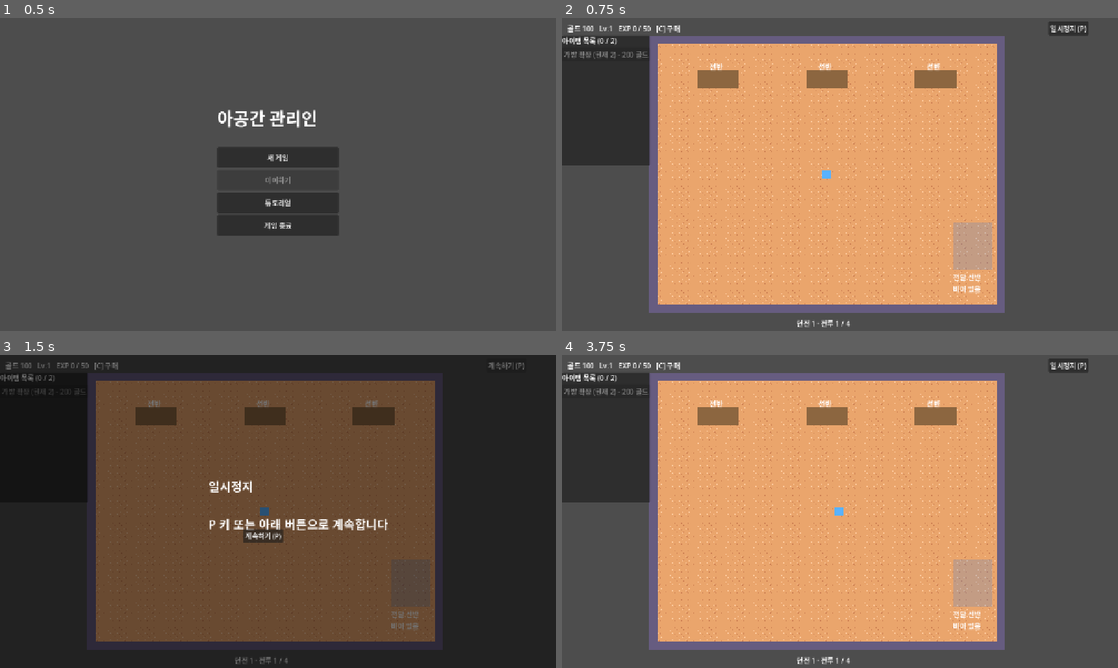
Above: before the commit, frames 1-4 (two rows, left to right).
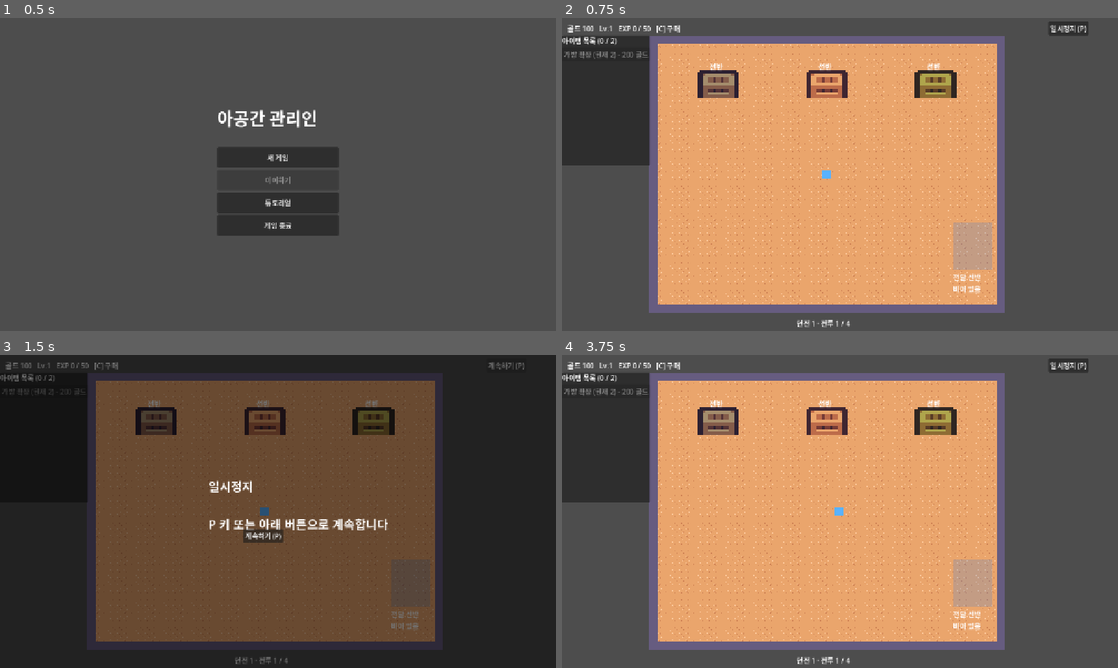
Above: after the commit, the same moments.

Repository: JaeyoungMyo/TheBetweenkeeper
Game: Godot game, scene res://scenes/main_menu.tscn
The game is run twice, just before and just after one commit, with the same random seed, the same clock (stepped at 60 frames per second) and the same inputs.
Inputs (mouse positions are in pixels of both pictures, inside the frame that each line leads up to):
- Up to frame 1 (0.5 s): no input
- Up to frame 2 (0.75 s): click "새 게임" at 0.5 s
- Up to frame 3 (1.5 s): click "일시정지 (P)" at 1.25 s
- Up to frame 4 (3.75 s): click "계속하기 (P)" at 2 s; click "계속하기 (P)" at 2.75 s; tap Enter at 3.5 s; drag from (840, 511) to (895, 442) at 3.52 s

Frame 1 is identical in both runs. In frame 2, 1.7% of the frame differs, in the area x 24-71%, y 16-26%; in frame 3, 1.5%; in frame 4, 1.7%.

Commit message:
선반 그림: 빈/찬 선반 타일과 안의 아이템 아이콘, 번호별 색 (CC0 Kenney 타일, 110/110)
Co-Authored-By: Claude Haiku 5.5 <noreply@anthropic.com>
Claude-Session: https://claude.ai/code/session_0121nzt2UG16d76XWYTLiz1b

Diff:
--- a/scripts/storage/storage_facility.gd
+++ b/scripts/storage/storage_facility.gd
@@ -5,6 +5,14 @@
 @export var data: FacilityData
 var state: FacilityState
 var facility_id := ""
+## 선반 번호 (0부터). 번호마다 색이 달라진다
+var shelf_index := 0
+var body: TextureRect
+
+## 선반 번호별 색 (1, 2, 3, ...)
+const TINTS := [Color(1, 1, 1), Color(0.7, 0.85, 1.0), Color(0.75, 1.0, 0.7), Color(1.0, 0.8, 0.7), Color(0.9, 0.75, 1.0), Color(1.0, 1.0, 0.7)]
+const EMPTY_TEX := preload("res://art/shelf/shelf_empty.png")
+const FULL_TEX := preload("res://art/shelf/shelf_full.png")
 
 const SIZE := Vector2(96, 40)
 
@@ -20,12 +28,14 @@
 	rect.size = SIZE
 	shape.shape = rect
 	add_child(shape)
-	var body := ColorRect.new()
-	body.color = Color(0.55, 0.4, 0.25)
+	body = TextureRect.new()
+	body.stretch_mode = TextureRect.STRETCH_SCALE
+	body.texture_filter = CanvasItem.TEXTURE_FILTER_NEAREST
 	body.size = SIZE
 	body.position = -SIZE / 2
 	body.mouse_filter = Control.MOUSE_FILTER_IGNORE
 	add_child(body)
+	refresh_look()
 	var label := Label.new()
 	label.text = data.display_name
 	label.position = Vector2(-20, -40)
@@ -39,3 +49,33 @@
 
 func hit(point: Vector2) -> bool:
 	return bounds().has_point(point)
+
+
+## 빈 선반과 아이템이 있는 선반의 그림을 다르게 보여 준다 (번호별 색 + 안에 든 아이템 아이콘)
+var _icons: HBoxContainer
+
+func refresh_look() -> void:
+	if body == null or state == null:
+		return
+	if _icons == null:
+		_icons = HBoxContainer.new()
+		_icons.position = Vector2(-SIZE.x / 2 + 6, -4)
+		_icons.mouse_filter = Control.MOUSE_FILTER_IGNORE
+		add_child(_icons)
+	for c in _icons.get_children():
+		_icons.remove_child(c)
+		c.queue_free()
+	var shown := 0
+	for ids in state.slot_items:
+		for id in ids:
+			if shown >= 5 or not ItemManager.items.has(id):
+				continue
+			var r := TextureRect.new()
+			r.texture = ItemManager.items[id].data.icon()
+			r.stretch_mode = TextureRect.STRETCH_KEEP_ASPECT_CENTERED
+			r.custom_minimum_size = Vector2(16, 16)
+			r.mouse_filter = Control.MOUSE_FILTER_IGNORE
+			_icons.add_child(r)
+			shown += 1
+	body.texture = FULL_TEX if shown > 0 else EMPTY_TEX
+	body.modulate = TINTS[shelf_index % TINTS.size()]
--- a/scripts/storage/storage_room.gd
+++ b/scripts/storage/storage_room.gd
@@ -415,6 +415,9 @@
 
 
 func _refresh() -> void:
+	for i in shelves.size():
+		shelves[i].shelf_index = i
+		shelves[i].refresh_look()
 	list_panel.refresh(ItemManager.carried_items(), ItemManager.capacity())
 	if shelf_panel.visible:
 		open_panel()
Not shown, added: art/shelf/License.txt
Binary file added: art/shelf/shelf_empty.png
Not shown, added: art/shelf/shelf_empty.png.import
Binary file added: art/shelf/shelf_full.png
Not shown, added: art/shelf/shelf_full.png.import
Not shown, changed: aidlc-docs/audit.md
